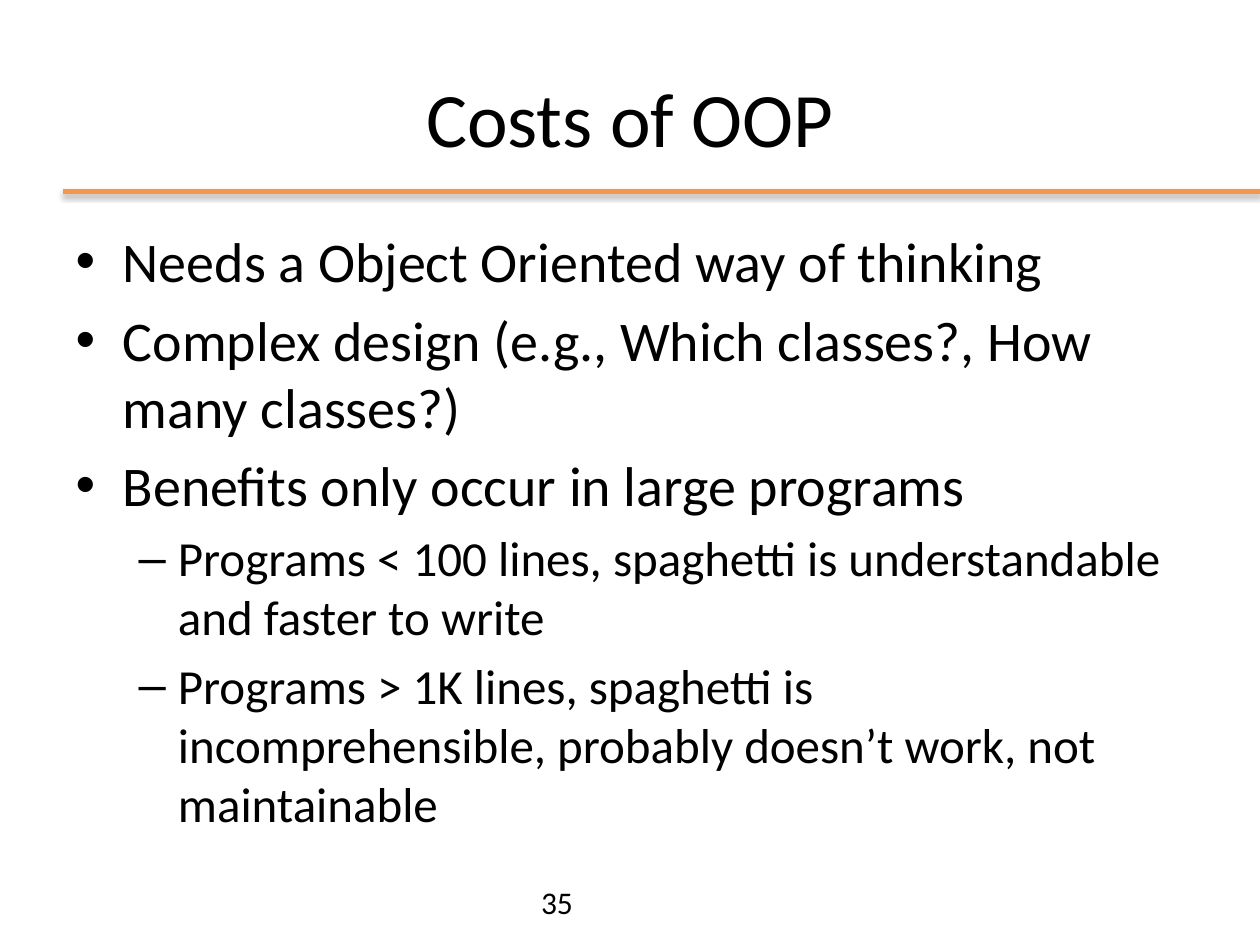
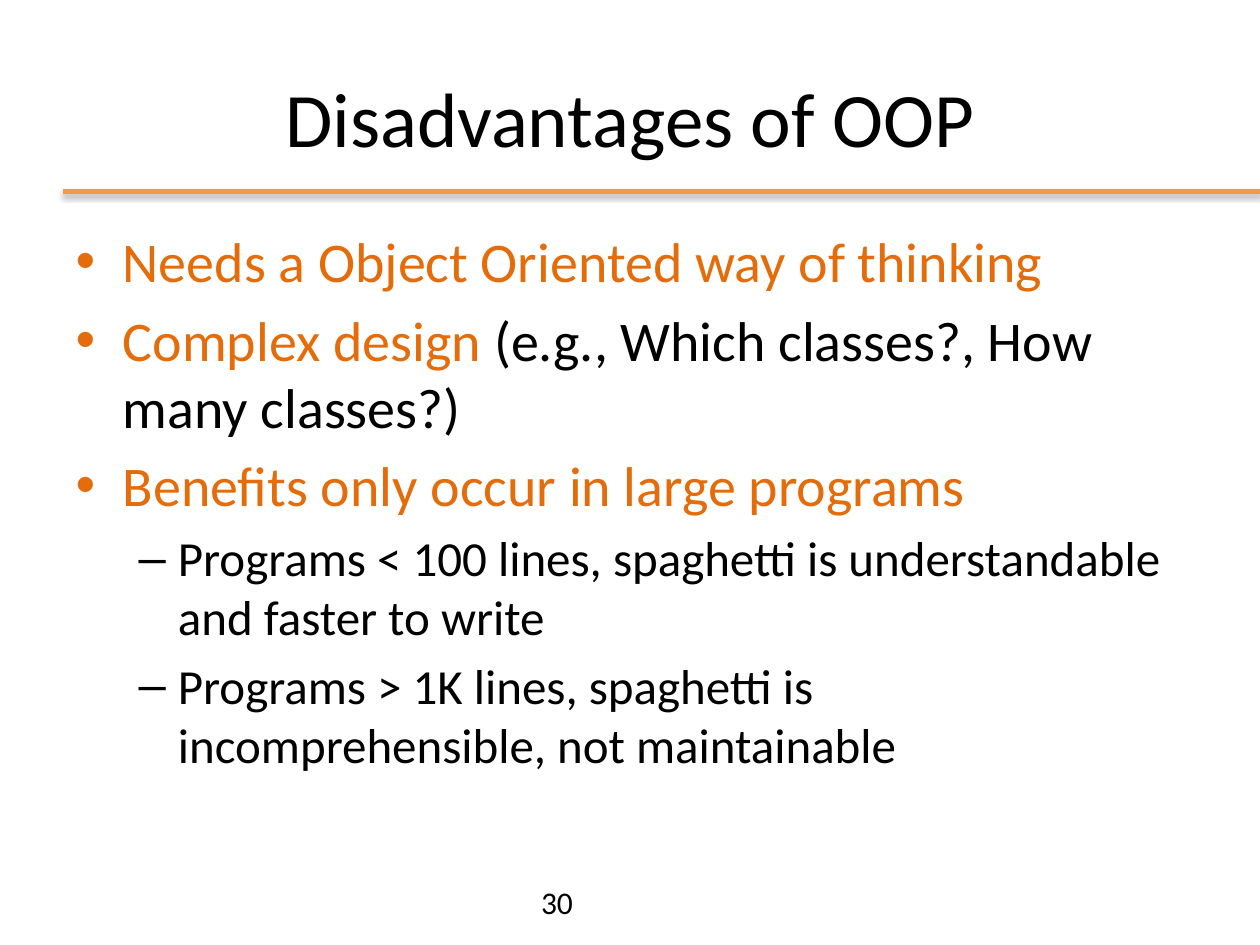
Before and after one commit to plctechnician/ooprogramming, a slide deck: slide 30 of java/slides/ppt/01 - Java From Functions to Objects.pptx (slide 35 before the commit). Drawn at 1260x945 pixels with LibreOffice and Linux fonts; fonts in the diff are those of the drawing; background and template pictures are left out. Boxes give left, top, right and bottom in pixels: in the first picture for what was removed or moved away, otherwise in the second. Text is boxed around its words. In the diff, an @@ line names an element or a change of style, - is before the commit and + after.

```diff
--- a/java/slides/ppt/01 - Java From Functions to Objects.pptx
+++ b/java/slides/ppt/01 - Java From Functions to Objects.pptx
@@ title at [285,93,974,161]: text changed @@
-Costs of OOP
+Disadvantages of OOP
@@ text at [123,243,1092,516]: text colour #000000 to #E46C0A in "Needs a Object Oriented way of thinking", "Complex design", "Benefits only occur in large programs" @@
@@ text at [178,670,896,771]: text changed @@
-  – Programs > 1K lines, spaghetti is incomprehensible, probably doesn’t work, not maintainable
+  – Programs > 1K lines, spaghetti is incomprehensible, not maintainable
@@ page number at [541,893,573,915]: text changed @@
-35
+30
```
Also in this commit, not shown: 17 other slides changed, 3 slides added, 8 slides removed, 1 other file.
